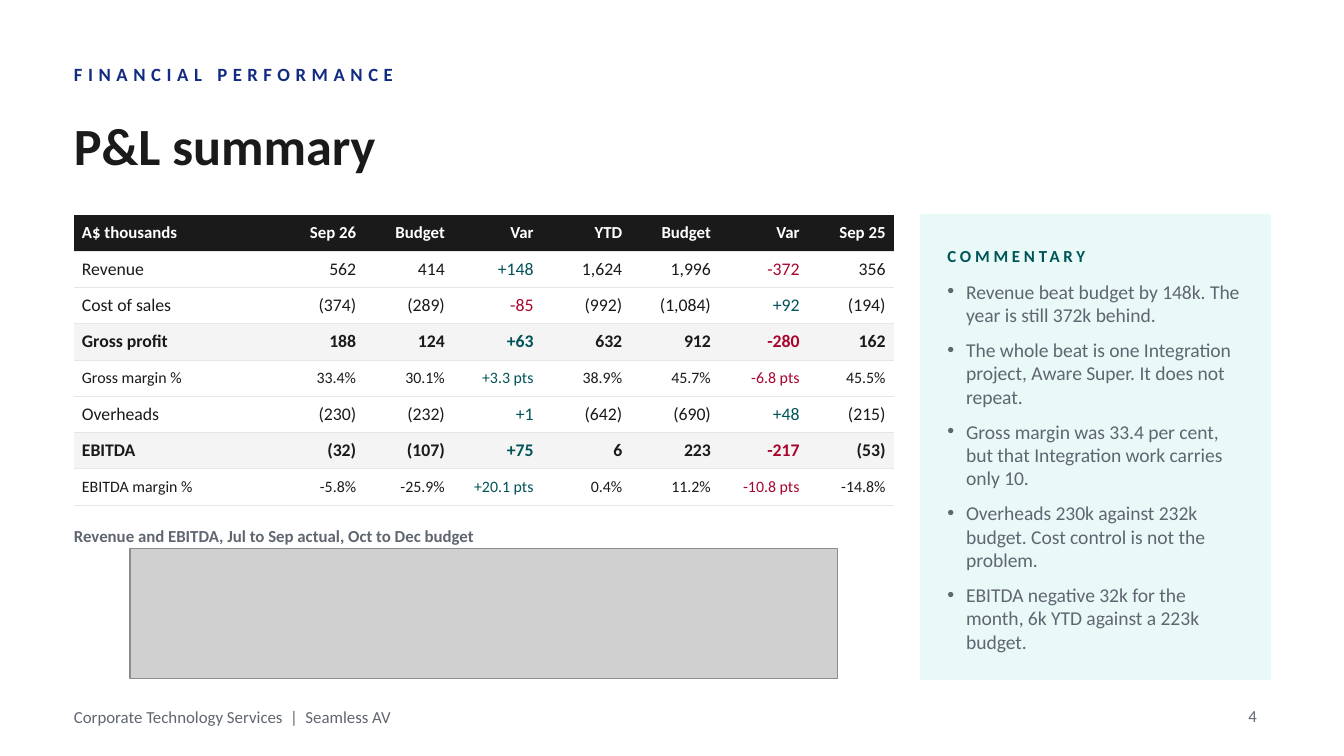
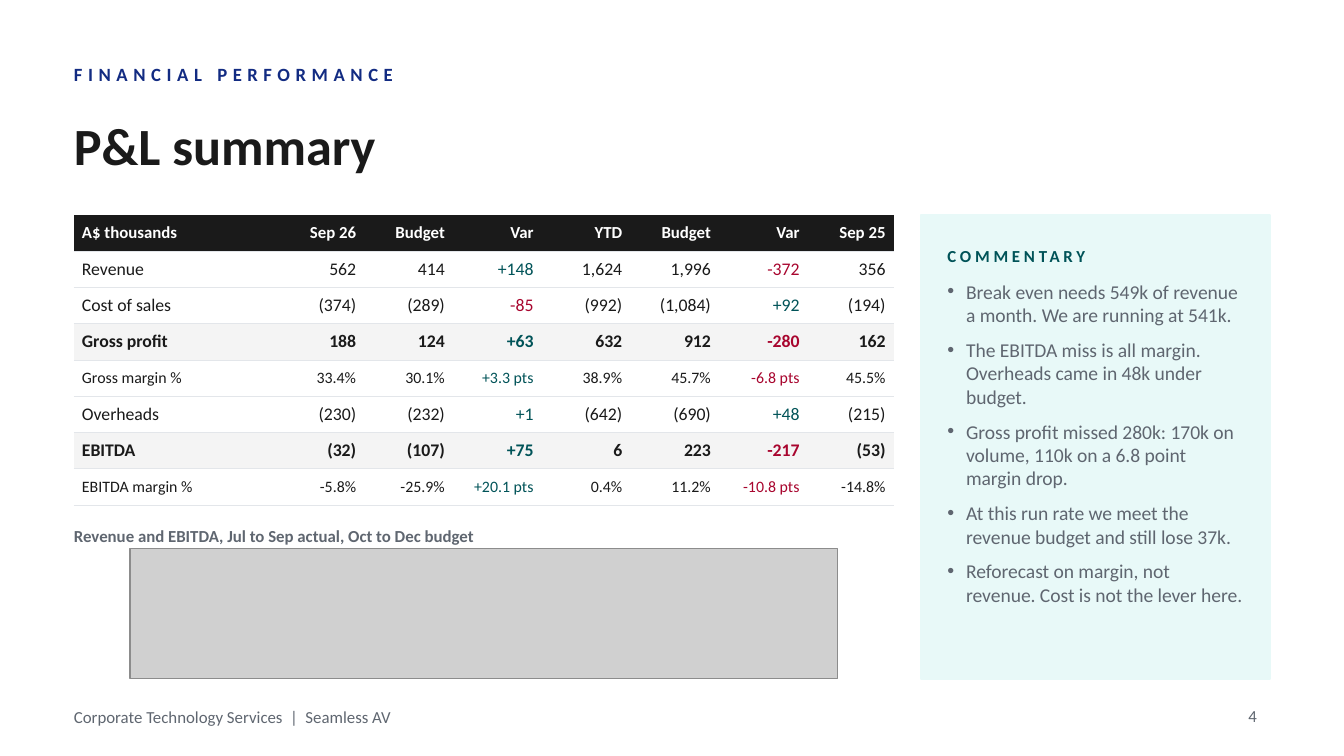
Before and after one commit to WesleyNelson-O33/Claude, a slide deck: slide 4 of deck/CTS Monthly Business Review - September 2026.pptx. Drawn at 1344x756 pixels with LibreOffice and Linux fonts; fonts in the diff are those of the drawing; grey boxes stand for pictures; background and template pictures are left out. Boxes give left, top, right and bottom in pixels: in the first picture for what was removed or moved away, otherwise in the second. Text is boxed around its words. In the diff, an @@ line names an element or a change of style, - is before the commit and + after.

```diff
--- a/deck/CTS Monthly Business Review - September 2026.pptx
+++ b/deck/CTS Monthly Business Review - September 2026.pptx
@@ text at (966,285,1242,602): text changed @@
-• Revenue beat budget by 148k. The year is still 372k behind.
-• The whole beat is one Integration project, Aware Super. It does not repeat.
-• Gross margin was 33.4 per cent, but that Integration work carries only 10.
-• Overheads 230k against 232k budget. Cost control is not the problem.
-• EBITDA negative 32k for the month, 6k YTD against a 223k budget.
+• Break even needs 549k of revenue a month. We are running at 541k.
+• The EBITDA miss is all margin. Overheads came in 48k under budget.
+• Gross profit missed 280k: 170k on volume, 110k on a 6.8 point margin drop.
+• At this run rate we meet the revenue budget and still lose 37k.
+• Reforecast on margin, not revenue. Cost is not the lever here.
```
Also in this commit, not shown: 10 other slides changed, 3 other files.
